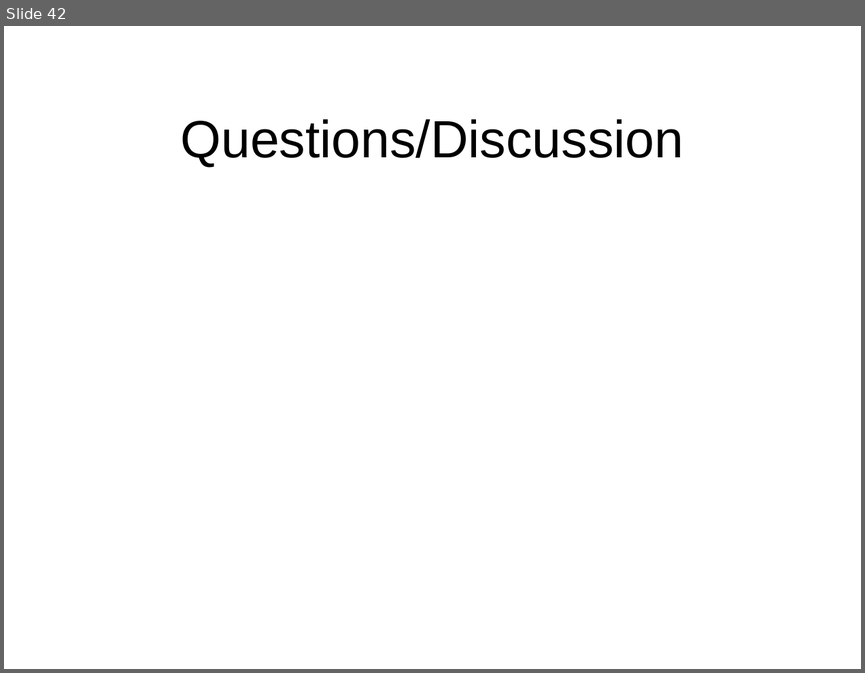
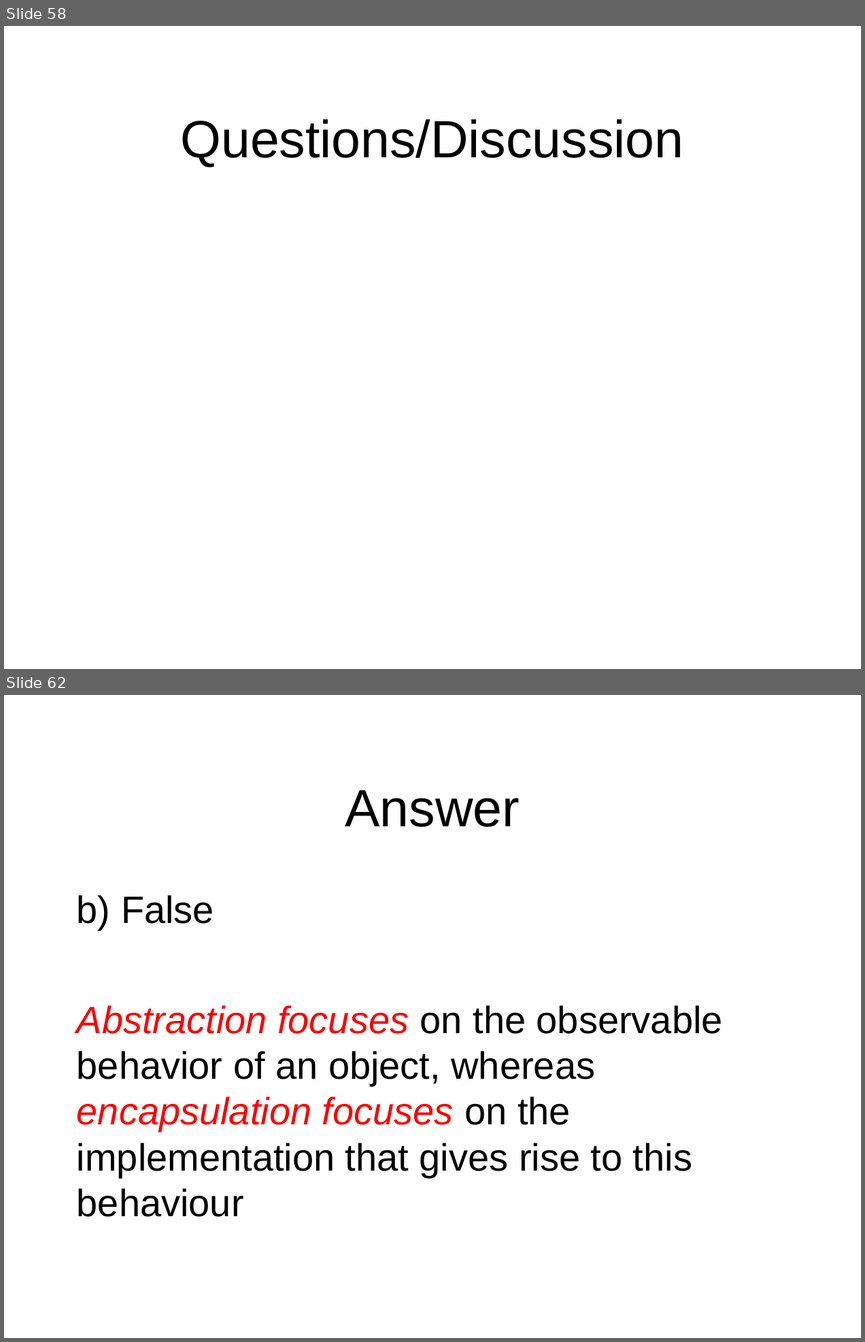
Before and after one commit to octaviordz/zjnu2017.github.io, a slide deck: OOAD/lectures/030--Object.Model.ppt. Shown one above the other, each under a label of ours: slide 42 before the commit, slides 58 and 62 after it; the slides between them are not shown. The pictures are 865x673 and 865x1342 pixels, drawn with LibreOffice and Linux fonts; fonts in the diff are those of the drawing. Boxes give left, top, right and bottom in pixels: in the first picture for what was removed or moved away, otherwise in the second. Text is boxed around its words. In the diff, an @@ line names an element or a change of style, - is before the commit and + after.

```diff
--- a/OOAD/lectures/030--Object.Model.ppt
+++ b/OOAD/lectures/030--Object.Model.ppt
@@ slide 62 added at [4,695,861,1338], background #FFFFFF @@
@@ title added at [345,790,519,827], 44 pt, text #000000 @@
+Answer
@@ text added at [77,895,723,1217], 32 pt, text #000000 @@
+b) False
+Abstraction focuses on the observable behavior of an object, whereas encapsulation focuses on the implementation that gives rise to this behaviour
@@ what was slide 42 is now slide 58 @@
```
Also in this commit, not shown: 7 slides changed, 23 other slides added, 2 other files.
